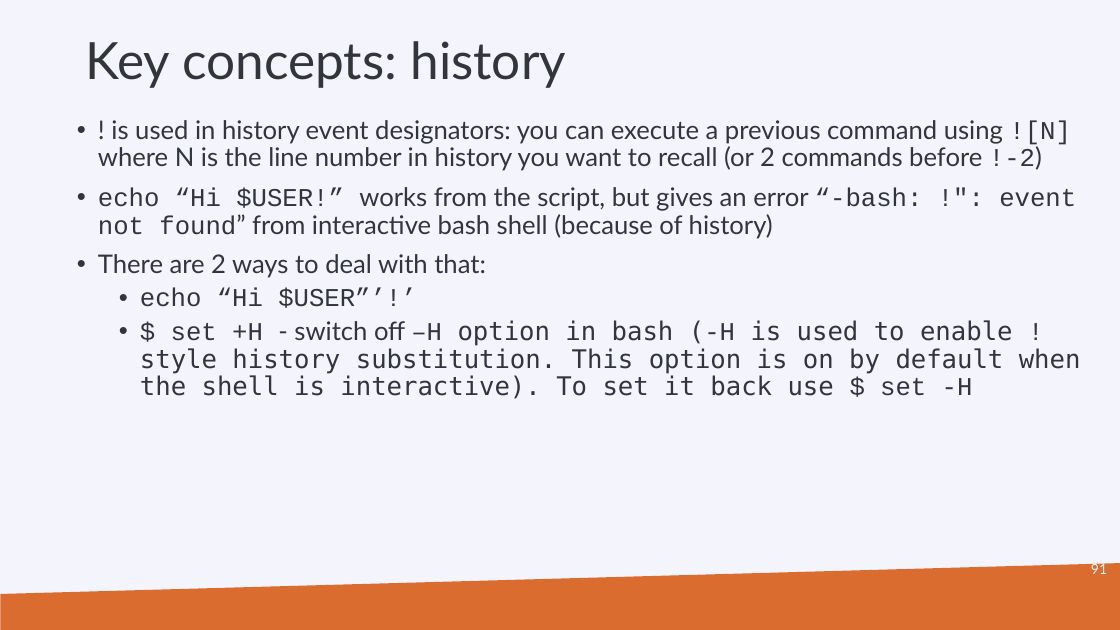
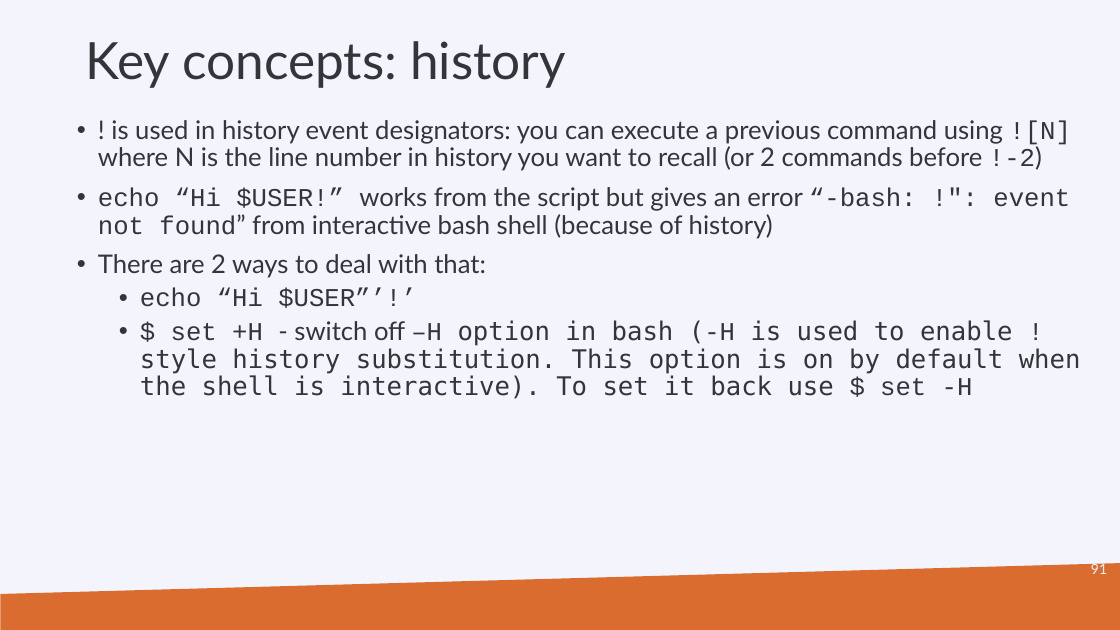
Before and after one commit to hpcleuven/Linux-scripting, a slide deck: slide 91 of Linux-scripting.pptx. Drawn at 1120x630 pixels with LibreOffice and Linux fonts; fonts in the diff are those of the drawing; background and template pictures are left out. Boxes give left, top, right and bottom in pixels: in the first picture for what was removed or moved away, otherwise in the second. Text is boxed around its words. In the diff, an @@ line names an element or a change of style, - is before the commit and + after.

```diff
--- a/Linux-scripting.pptx
+++ b/Linux-scripting.pptx
@@ text at (98, 187, 1070, 239): text changed @@
-• echo “Hi $USER!” works from the script, but gives an error “-bash: !": event not found” from interactive bash shell (because of history)
+• echo “Hi $USER!” works from the script but gives an error “-bash: !": event not found” from interactive bash shell (because of history)
```
Also in this commit, not shown: 18 other slides changed, 1 other file.
